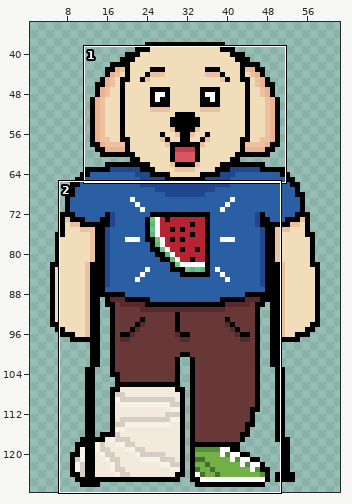
Pixel-art file: Assets/Sprites/Patients/Patient2.aseprite. The first picture is a wide view before the edit; the outline marks the close-up.
Close-up. Before the commit:
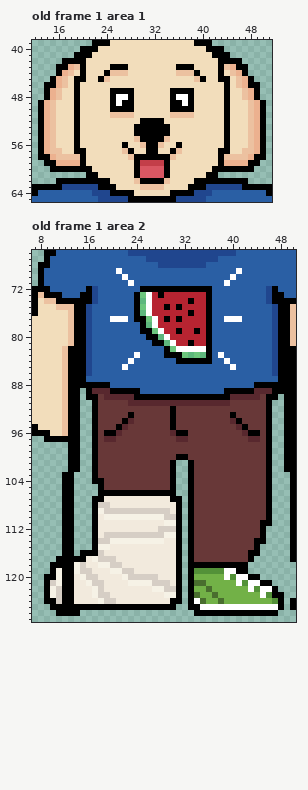
64x128 pixels, 2 frames. Shown: old frame 1 area 1: x 12..51, y 39..65; old frame 1 area 2: x 7..50, y 66..127. The wide view leaves out empty margins. The commit also changed other frames or places, which this record leaves out.
Now the later version:
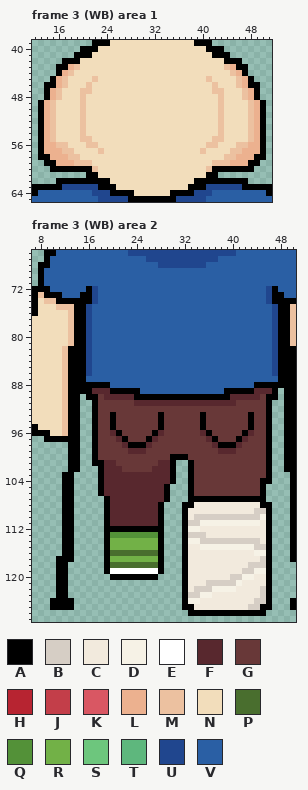
Palette (. is transparent): A #000000  B #d6cec5  C #f2eadd  D #f6f2e6  E #ffffff  F #58282e  G #683838  H #b72431  J #c33e49  K #d95763  L #ecb18f  M #ecc1a0  N #f2ddbb  P #496e2e  Q #539138  R #72b147  S #6dc67d  T #5eb77d  U #20468e  V #2a5fa4
A new or re-ordered frame is compared with the old frame closest to it.
From old to new:
frames 2 -> 10
Changed rows in their new state; - is an unchanged pixel.
Frame 3 (WB) area 1 is new; against old frame 1, layer "Layer 1":
first column x 15:
42 -----N----------------------N-----
43 -----N----NNN--------NNN----N-----
44 -----N---NNNN--------NNNN---N-----
45 ----NN-MNN--------------NNM-NN----
46 ----N-M--------------------M-N----
47 ----NMM---NNNN------NNNN---MMN----
48 ----NM----NNNN------NNNN----MN----
49 ----NM----NNNN------NNNN----MN----
50 ----NM----NNNN------NNNN----MN----
51 ----NM----NNNN------NNNN----MN----
52 ----NM---------NNNN---------MN----
53 ----NM--------NNNNNN--------MN----
54 ----NM--------NNNNNN--------MN----
55 ----NMM-------NNNNNN-------MMN----
56 LMM-N-MM----N--NNNN--N----MM-N-MML
57 LLMMNN--M---NN--NN--NN---M--NNMMLL
58 -LL--N-------NNNNNNNN-------N--LL-
59 ----MMM-------NNNNNN-------MMM----
60 -------M------NNNNNN------M-------
61 --------------NNNNNN--------------
62 --------------NNNNNN--------------
63 ---------------NNNN---------------
Frame 3 (WB) area 2 is new; against old frame 1, layer "Layer 1":
first column x 20:
 69 -V-------------------V
 70 --V-----------------V-
 71 ---V---------------V--
 72 -----VVVVVVVVVVVV-----
 73 ----VVVVVVVVVVVVV-----
 74 ----VVVVVVVVVVVVV-----
 75 ----VVVVVVVVVVVVV-----
 76 ----VVVVVVVVVVVVV-----
 77 VVV-VVVVVVVVVVVVV--VVV
 78 -----VVVVVVVVVVVV-----
 79 -----VVVVVVVVVVVV-----
 80 ------VVVVVVVVVVV-----
 81 -------VVVVVVVVVV-----
 82 ---------VVVVVVVV-----
 83 ----V----VVVVVVVV-V---
 84 ---V-------VVVVVV--V--
 85 --V-----------------V-
first column x 9:
 89 ------A--------------------------------.
 91 --------------G----------------F--------
 92 ---------------------G------------------
 93 -----------A--G----A-G----A----G--A-----
 94 -----------A-GG----A-G----A----GG-A-----
 95 -----------AGG-----A-G----A-----GGA-----
 96 ----------GFA-----AF-GGG--FA-----AFG----
 97 ----------GGFA---AF---GG---FA---AFGG----
 98 -------------FAAAF----------FAAAF-------
 99 --------------FFF------------FFF--------
100 ---------------------A------------------
101 ---------AFF-------FF-------------------
102 --------.AFFF-----FFF-------------------
103 --------.AFFFFFFFFFFF-------------------
104 --------.-FFFFFFFFFFF---------------A---
105 ----------FFFFFFFFFFA.--------------A.--
106 ----------FFFFFFFFFF-.--------------A.--
107 --------..AFFFFFFFFFA..--AAAAAAAAAAAA.--
108 --------..AFFFFFFFFA...A-CCCCCCCCCCCA---
109 --------..AFFFFFFFFA...ACCCCCCCCCCCBB---
110 --------..AFFFFFFFFA...ACBBBBBBBBBBBD---
111 --------..AFFFFFFFFA...ABBDDDDDDDDDDC---
112 --------..AAAAAAAAAA...ADDCCCCCCCCCCCA--
113 --------..AQQQQQQQQA...ABBBCCCCCCCCCCA--
114 --------..ARRRRRRRRA...ADDBBBBBBBBBBCA--
115 --------..ARRRRRRRRA...ACCDDDDDDDDDBBA--
116 ------....APPPPPPPPA...ACCCCCCCCCCCDDA--
117 -----.....ARRRRRRRRA...ACCCCCCCCCCCCBA--
118 -.--......APPPPPPPPA...ACCCCCCCCCCBBBA--
119 -.A-......AEEEEEEEEA...ACCCCCCCCCBBDDA--
120 ..A-.......AAAAAAAA....ACCCCCCCBBDDCCA--
121 ..A-...................ACCCBBBBBDCCCC---
122 ..A-...................ACBBBDDDDCCCCBA.-
123 ..A-...................ABBDDCCCCCCCCBA..
124 .-A--..................ADDCCCCCCCCCBBA..
125 -----.................-A-CCCCCCCCCBBAA..
126 --....------------------A------------..-
